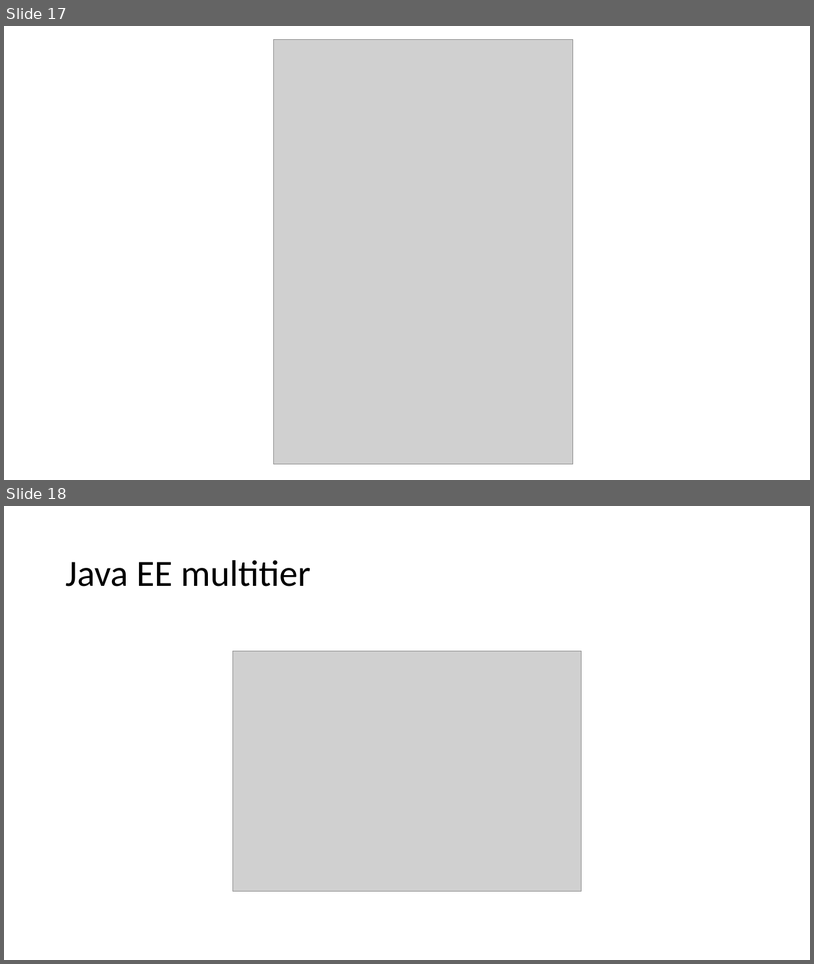
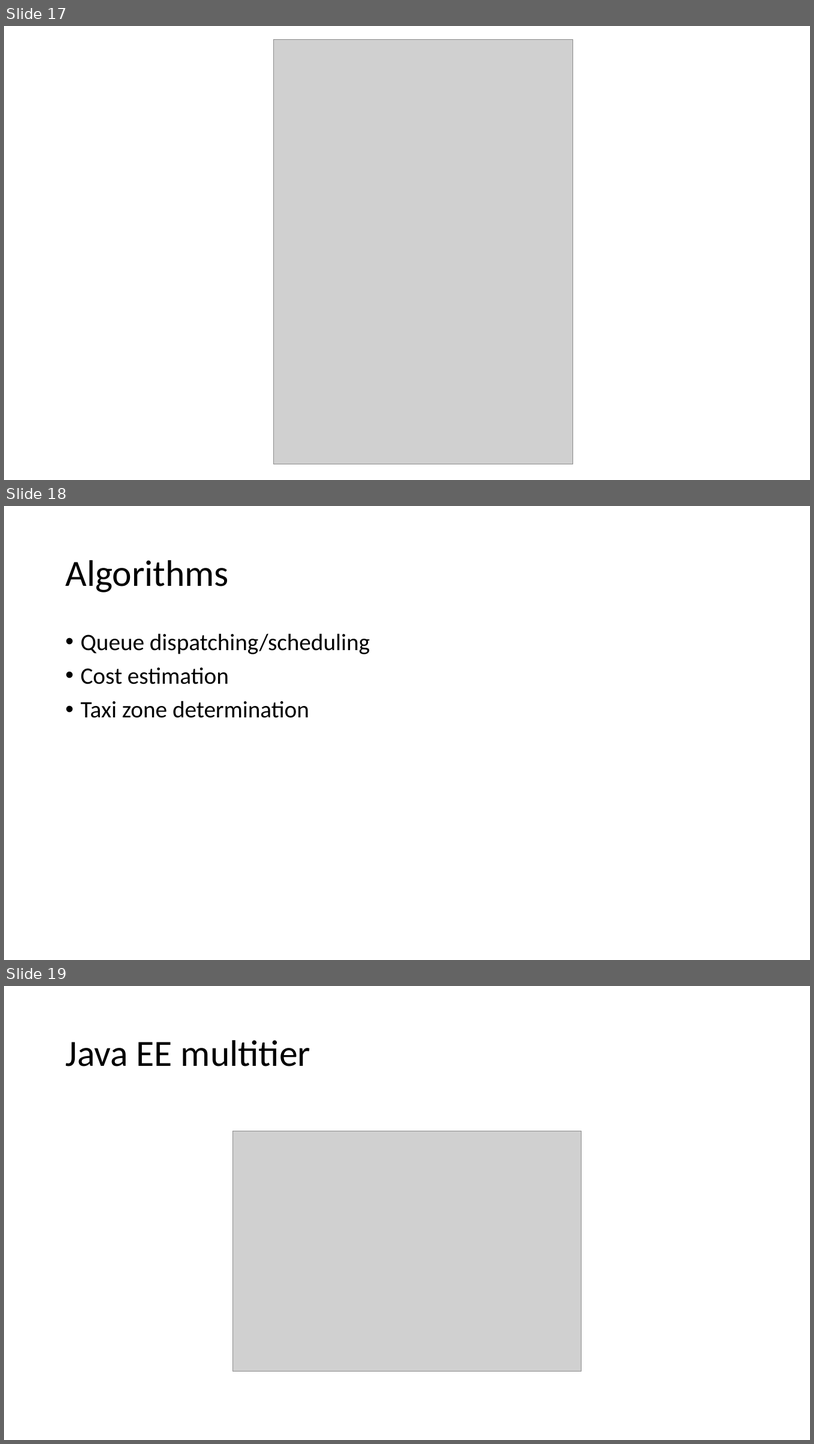
Before and after one commit to penenadpi/Software-Engineering-2-Project, a slide deck: Deliveries/Presentations/DD pres.pptx. Shown one above the other, each under a label of ours: slides 17 and 18 before the commit, slides 17, 18 and 19 after it. The pictures are 814x964 and 814x1444 pixels, drawn with LibreOffice and Linux fonts; fonts in the diff are those of the drawing; grey boxes stand for pictures. Boxes give left, top, right and bottom in pixels: in the first picture for what was removed or moved away, otherwise in the second. Text is boxed around its words. In the diff, an @@ line names an element or a change of style, - is before the commit and + after.

Commit message:
DD complete

```diff
--- a/Deliveries/Presentations/DD pres.pptx
+++ b/Deliveries/Presentations/DD pres.pptx
@@ slide 18 added at box(4, 506, 810, 960), background #FFFFFF @@
@@ title added at box(65, 560, 228, 592), 44 pt, text #000000 @@
+Algorithms
@@ text added at box(81, 633, 370, 718), 28 pt, text #000000 @@
+• Queue dispatching/scheduling
+• Cost estimation
+• Taxi zone determination
@@ what was slide 18 is now slide 19 @@
```
